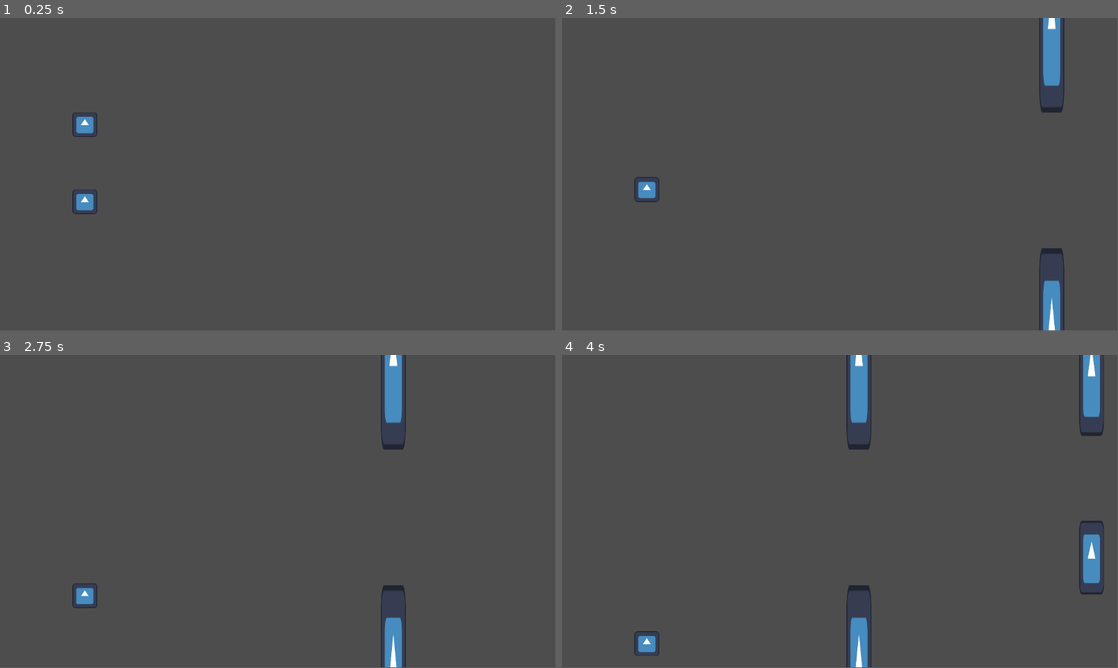
Above: before the commit, frames 1-4 (two rows, left to right).
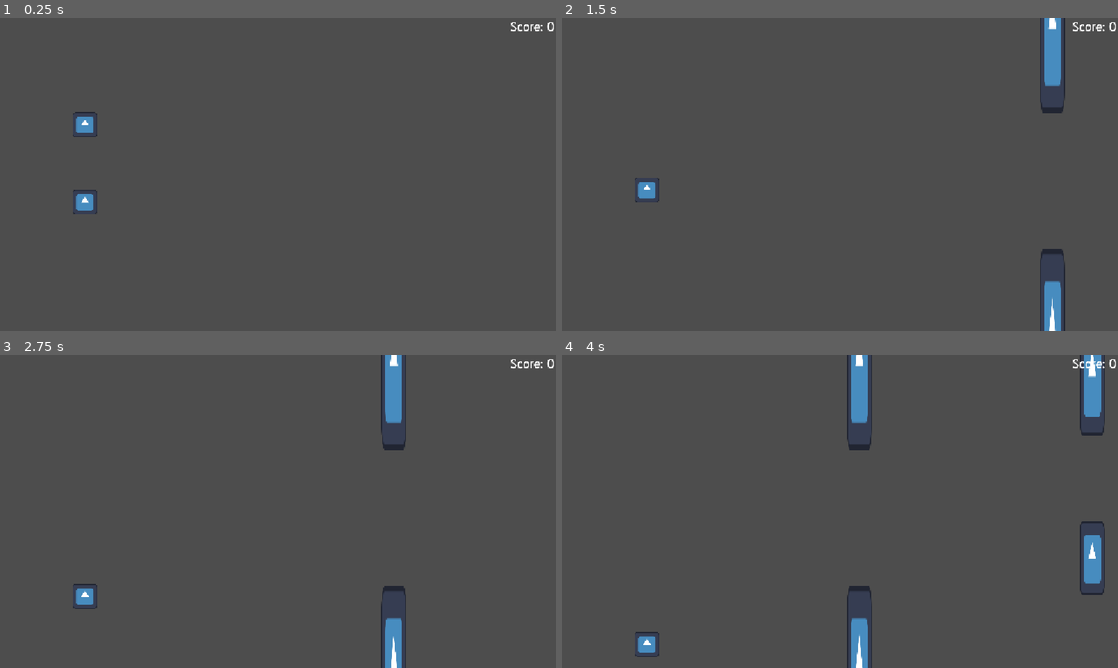
Above: after the commit, the same moments.

Repository: jnmcallister/frivolous-birds
Game: Godot game, scene res://Scenes/game.tscn
Two runs of this game, one before a commit and one after it. Both use one fixed random seed, a clock stepped at 60 frames per second and the inputs below. The engine's default icon, where the game draws it, is replaced by a stand-in: a white triangle on a blue panel in a dark square.
Inputs (mouse positions are in pixels of both pictures, inside the frame that each line leads up to):
- Up to frame 1 (0.25 s): no input
- Up to frame 2 (1.5 s): move the mouse to (962, 158) at 0.52 s; click (962, 158) at 0.77 s; move the mouse to (728, 190) at 1.27 s
- Up to frame 3 (2.75 s): click (166, 527) at 1.52 s; move the mouse to (333, 442) at 2.02 s
- Up to frame 4 (4 s): move the mouse to (812, 574) at 2.77 s; click (812, 574) at 3.02 s; move the mouse to (1006, 558) at 3.52 s; click (1006, 558) at 3.77 s
In our replay, the window is 799x449 before the commit and 800x450 after it. These sizes can differ from the game's own. Grey fills any space a smaller window leaves; there, only what the larger window draws over its background counts as a difference.

The runs differ from the first frame. In frame 1, 0.2% of the frame differs, in the area x 13-100%, y 1-63%; in frame 2, 0.6%; in frame 3, 0.4%; in frame 4, 1.0%, in the area x 13-100%, y 0-100%.

Commit message:
Add score display text
Text doesn't update with score yet. Also moved the Fonts folder to be under the Assets folder.

Diff:
--- a/Scenes/game.tscn
+++ b/Scenes/game.tscn
@@ -1,8 +1,9 @@
-[gd_scene load_steps=5 format=3 uid="uid://br6454hx8ajer"]
+[gd_scene load_steps=6 format=3 uid="uid://br6454hx8ajer"]
 
 [ext_resource type="PackedScene" uid="uid://daajos2gmdvfu" path="res://Scenes/player.tscn" id="1_ebmjs"]
 [ext_resource type="PackedScene" uid="uid://d12csarb4j7pb" path="res://Scenes/killzone.tscn" id="3_wrm1d"]
 [ext_resource type="PackedScene" uid="uid://bl2arrksj63td" path="res://Scenes/pipe_spawner.tscn" id="4_3dryh"]
+[ext_resource type="PackedScene" uid="uid://dsw4dd8bsfses" path="res://Scenes/score_display.tscn" id="4_wowpa"]
 
 [sub_resource type="WorldBoundaryShape2D" id="WorldBoundaryShape2D_3dryh"]
 
@@ -31,3 +32,26 @@
 
 [node name="PipeSpawner" parent="Environment" instance=ExtResource("4_3dryh")]
 position = Vector2(2700, 0)
+
+[node name="Control" type="Control" parent="."]
+layout_mode = 3
+anchors_preset = 0
+offset_left = -440.0
+offset_top = -810.0
+offset_right = 2440.0
+offset_bottom = 810.0
+size_flags_horizontal = 3
+size_flags_vertical = 3
+
+[node name="ScoreDisplay" parent="Control" instance=ExtResource("4_wowpa")]
+z_index = 1
+layout_mode = 1
+anchors_preset = 1
+anchor_left = 1.0
+anchor_bottom = 0.0
+offset_left = -434.0
+offset_top = 6.0
+offset_right = -7.0
+offset_bottom = 86.0
+grow_horizontal = 0
+grow_vertical = 1
--- /dev/null
+++ b/Scenes/score_display.tscn
@@ -0,0 +1,31 @@
+[gd_scene load_steps=3 format=3 uid="uid://dsw4dd8bsfses"]
+
+[ext_resource type="FontFile" uid="uid://dmsbru030krre" path="res://Assets/Fonts/Blue Highway Rg.otf" id="1_s1pvd"]
+[ext_resource type="FontFile" uid="uid://cwunrv3x25417" path="res://Assets/Fonts/Blue Highway Bd.otf" id="2_rvd41"]
+
+[node name="ScoreDisplay" type="Control"]
+layout_mode = 3
+anchors_preset = 15
+anchor_right = 1.0
+anchor_bottom = 1.0
+offset_right = 768.0
+offset_bottom = 432.0
+grow_horizontal = 2
+grow_vertical = 2
+size_flags_horizontal = 3
+size_flags_vertical = 3
+
+[node name="RichTextLabel" type="RichTextLabel" parent="."]
+layout_mode = 1
+anchors_preset = 1
+anchor_left = 1.0
+anchor_right = 1.0
+offset_left = -466.0
+offset_bottom = 117.0
+grow_horizontal = 0
+theme_override_fonts/normal_font = ExtResource("1_s1pvd")
+theme_override_fonts/bold_font = ExtResource("2_rvd41")
+theme_override_font_sizes/normal_font_size = 64
+text = "Score: 0"
+scroll_active = false
+horizontal_alignment = 2
--- a/project.godot
+++ b/project.godot
@@ -14,6 +14,10 @@
 run/main_scene="uid://br6454hx8ajer"
 config/features=PackedStringArray("4.5", "Forward Plus")
 config/icon="res://icon.svg"
+
+[display]
+
+window/stretch/mode="canvas_items"
 
 [dotnet]
 
Renamed: Fonts/Blue Highway Bd.otf -> Assets/Fonts/Blue Highway Bd.otf
Not shown, changed: Assets/Fonts/Blue Highway Bd.otf.import
Renamed: Fonts/Blue Highway Cd.otf -> Assets/Fonts/Blue Highway Cd.otf
Not shown, changed: Assets/Fonts/Blue Highway Cd.otf.import
Renamed: Fonts/Blue Highway D.otf -> Assets/Fonts/Blue Highway D.otf
Not shown, changed: Assets/Fonts/Blue Highway D.otf.import
Renamed: Fonts/Blue Highway Linocut.otf -> Assets/Fonts/Blue Highway Linocut.otf
Not shown, changed: Assets/Fonts/Blue Highway Linocut.otf.import
Renamed: Fonts/Blue Highway Rg.otf -> Assets/Fonts/Blue Highway Rg.otf
Not shown, changed: Assets/Fonts/Blue Highway Rg.otf.import
